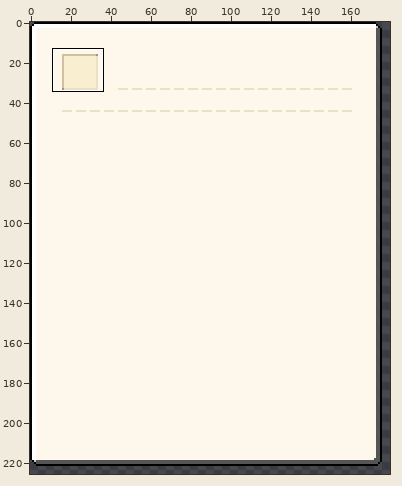
Pixel-art file -- source/Alchemynomicon/gui/alchemynomicon.aseprite. Above: a wide view before the commit, with the close-up outlined.
Close-up. First the earlier version:
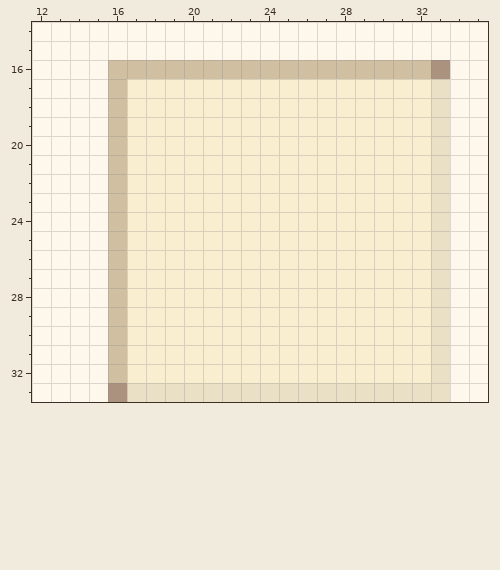
256x256 pixels, 1 frame. Colours within 5 levels of each other are drawn and written as one. Shown: x 12..35, y 14..33. The wide view leaves out empty margins. The commit also changed other parts of the picture, which this record leaves out.
The result:
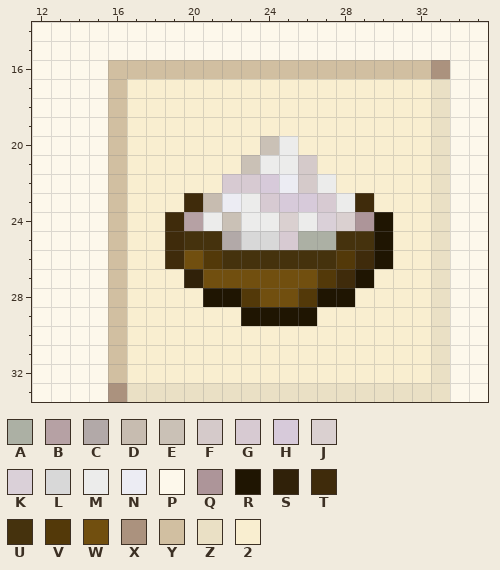
Palette (. is transparent): A #acb0a4  B #b6a1a4  C #b2a9a8  D #c7bcb0  E #cac1b6  F #d5caca  G #d7cad2  H #d7cada  J #dad0d0  K #dad0d8  L #d8d8d8  M #ececeb  N #ececf3  P #fdf8eb  Q #ad9599  R #1f1502  S #302109  T #3f2b0b  U #45320d  V #533909  W #714f0f  X #ab927e  Y #d1bfa1  Z #eae0c5  2 #f9eed0
The exact change:
layer "Страница" added
layer "Предмет изучения" added
layer "Иконки предметов" added
layer "Layer 1" removed
layer "Layer 2" removed
--- layer "Иконки предметов"
@@ x 17..32 @@
 19 2222222222222222
-20 2222222222222222
-21 2222222222222222
-22 2222222222222222
-23 2222222222222222
-24 2222222222222222
-25 2222222222222222
-26 2222222222222222
-27 2222222222222222
-28 2222222222222222
-29 2222222222222222
+20 2222222EM2222222
+21 222222EMMF222222
+22 22222GGHNFM22222
+23 222TDNMGHHGMT222
+24 22TBMEMMJMKJQR22
+25 22TUUCLLGAAUUR22
+26 22TWVUUUUUUVTR22
+27 222SWWWWWWVTR222
+28 2222RRVWWVRR2222
+29 222222RRRR222222
 30 2222222222222222
Boxes around the changes in both close-ups, in picture pixels (x1, y1, x2, y2):
changed: (165, 136, 393, 326)
